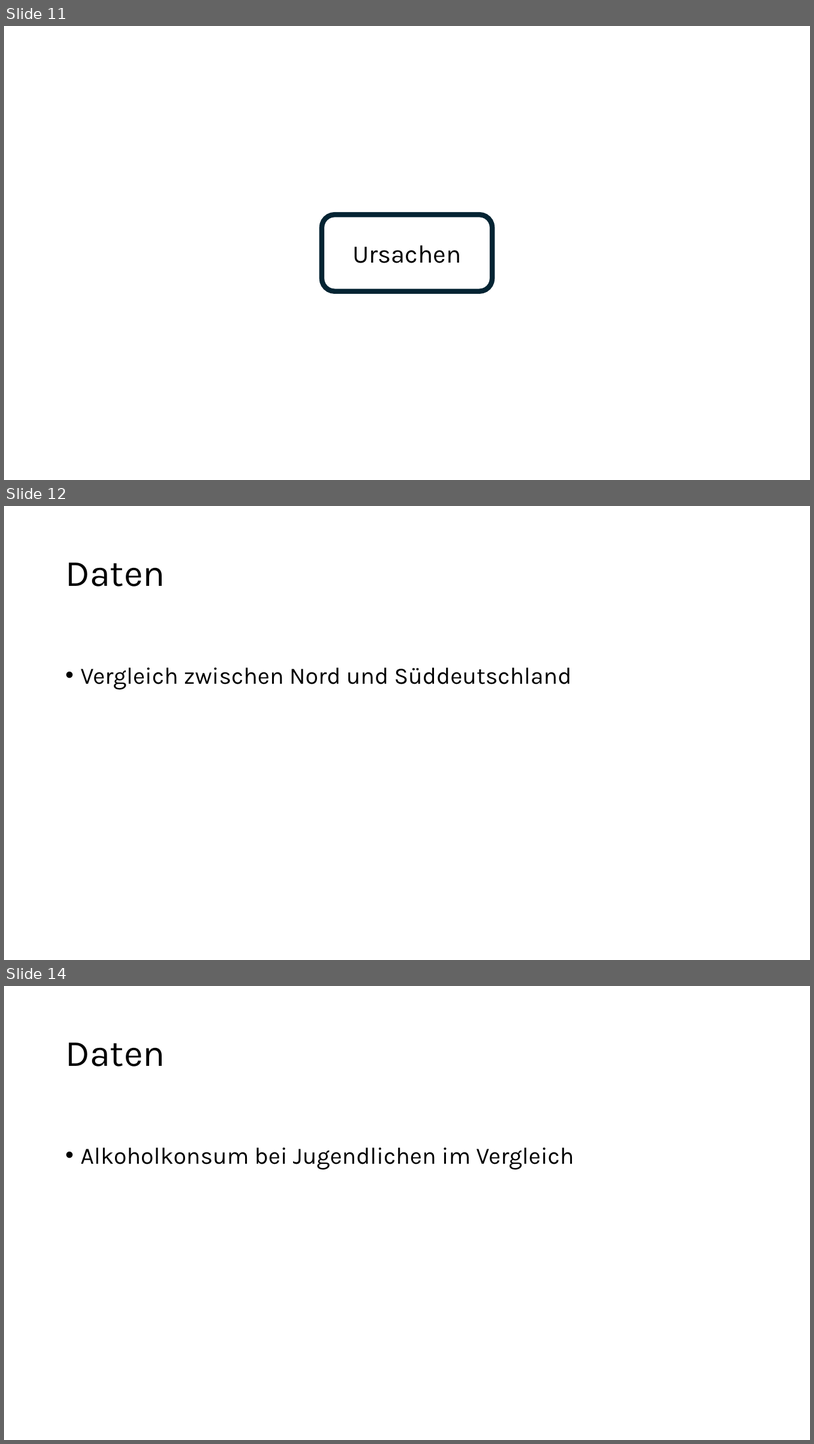
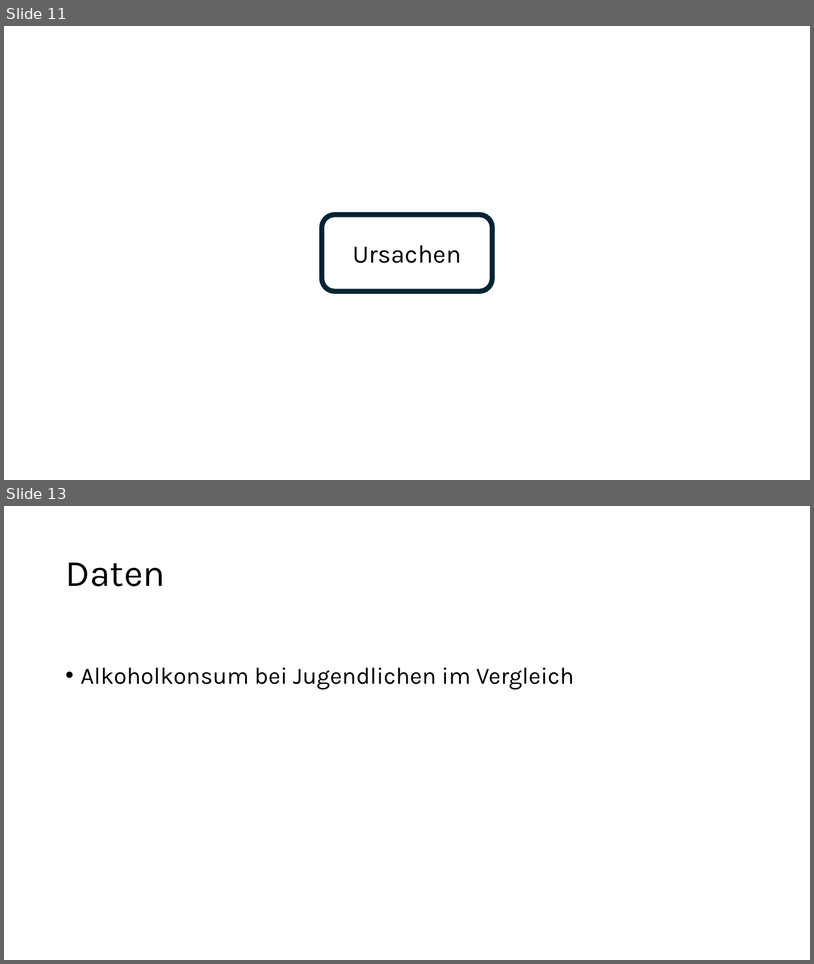
Before and after one commit to Bergschaf/Seminarkurs, a slide deck: präsi/Präsentation.odp. Shown one above the other, each under a label of ours: slides 11, 12 and 14 before the commit, slides 11 and 13 after it; the slides between them are not shown. The pictures are 814x1444 and 814x964 pixels, drawn with LibreOffice and Linux fonts; fonts in the diff are those of the drawing. Boxes give left, top, right and bottom in pixels: in the first picture for what was removed or moved away, otherwise in the second. Text is boxed around its words. In the diff, an @@ line names an element or a change of style, - is before the commit and + after.

```diff
--- a/präsi/Präsentation.odp
+++ b/präsi/Präsentation.odp
@@ slide 12 removed at box(4, 506, 810, 960), background #FFFFFF @@
@@ title removed at box(65, 562, 165, 586) @@
-Daten
@@ text removed at box(81, 667, 572, 690) @@
-• Vergleich zwischen Nord und Süddeutschland
@@ what was slide 14 is now slide 13 @@
```
Also in this commit, not shown: 4 slides changed.
